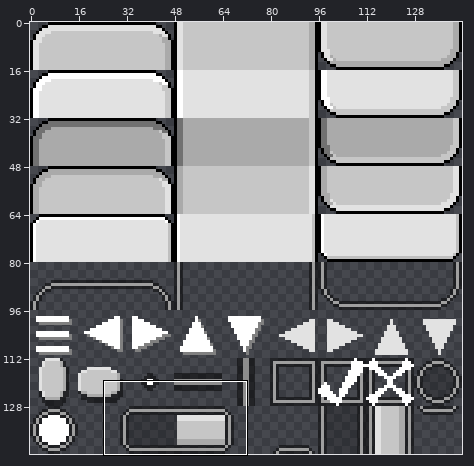
Pixel-art file: examples/test/assets/internal_icon_16x16.aseprite. The first picture is a wide view before the edit; the outline marks the close-up.
Close-up. As it was:
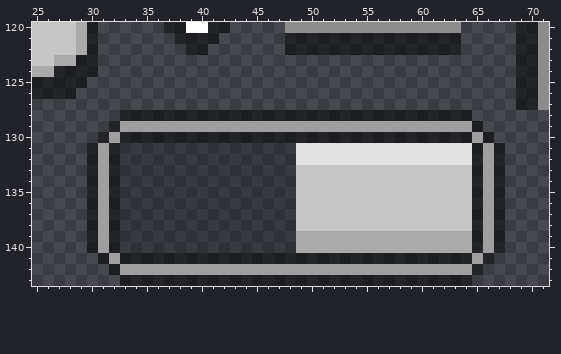
144x144 pixels, 1 frame. Colours within 5 levels of each other are drawn and written as one. Shown: x 25..71, y 120..143.
And afterwards:
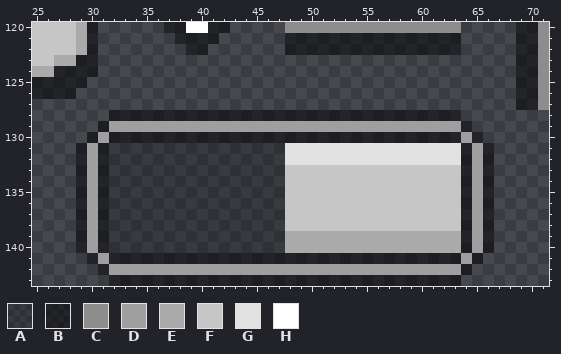
Palette (. is transparent): A #00000030  B #0000007f  C #8d8d8d  D #9f9f9f  E #aaaaaa  F #c6c6c6  G #e2e2e2  H #ffffff
The edit:
y 128: x 32 . -> B; x 64 B -> .
y 129: x 31..32 .B -> BD; x 64..65 DB -> B.
y 130: x 30..32 .BD -> BDB; x 64..66 BDB -> DB.
y 131..132: x 29..32 .BDB -> BDBA; x 48 A -> G; x 64..67 GBDB -> BDB.
y 133..138: x 29..32 .BDB -> BDBA; x 48 A -> F; x 64..67 FBDB -> BDB.
y 139..140: x 29..32 .BDB -> BDBA; x 48 A -> E; x 64..67 EBDB -> BDB.
y 141: x 30..32 .BD -> BDB; x 64..66 BDB -> DB.
y 142: x 31..32 .B -> BD; x 64..65 DB -> B.
y 143: x 32 . -> B; x 64 B -> .
Pixel boxes of the changes (left, top, right, bottom) in both close-ups:
changed: (76, 110, 120, 286)
changed: (461, 110, 505, 286)
changed: (285, 143, 296, 253)
